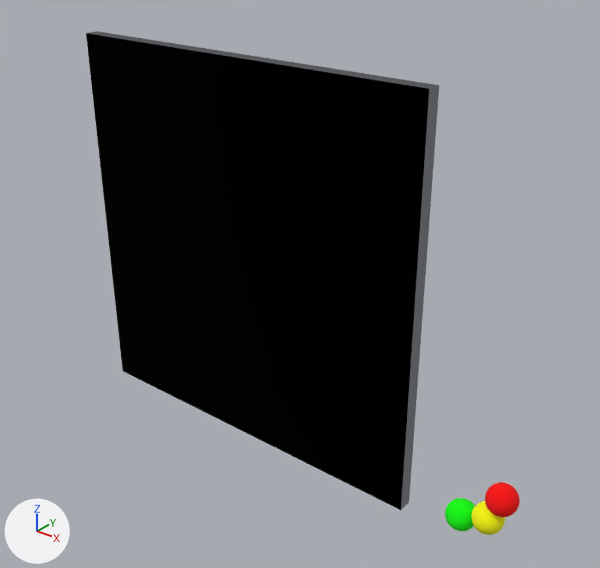
The Blender file assets/phobetor.blend as it was, and as the next commit left it.
Camera for both pictures: a 50 mm camera at (0.175, -0.189, 0.116) aimed at (0.017, 0.009, -0.007). Every picture has the same lights, and +X, +Y and +Z are marked at lower left.
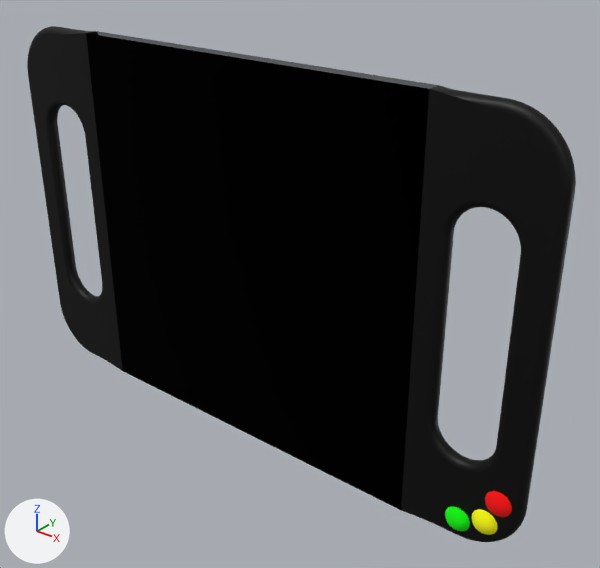
Commit message: fix(handle): less max distance

Boxes [x1, y1, x2, y2] around the edits, measured in the pictures (600 x 568 px):
'Handle_L', shown: after [401, 85, 576, 542]
'Handle_R', shown: after [27, 26, 123, 371]

The change, as a diff of the scene's bpy script:
```diff
--- a/assets/phobetor.blend.py
+++ b/assets/phobetor.blend.py
@@ ob_handle_l @@
 ob_handle_l.location = (0.0685, 0.0, 0.0)
-ob_handle_l.hide_set(True)
@@ ob_handle_r @@
 ob_handle_r.scale = (-1.0, -1.0, 1.0)
-ob_handle_r.hide_set(True)
```
